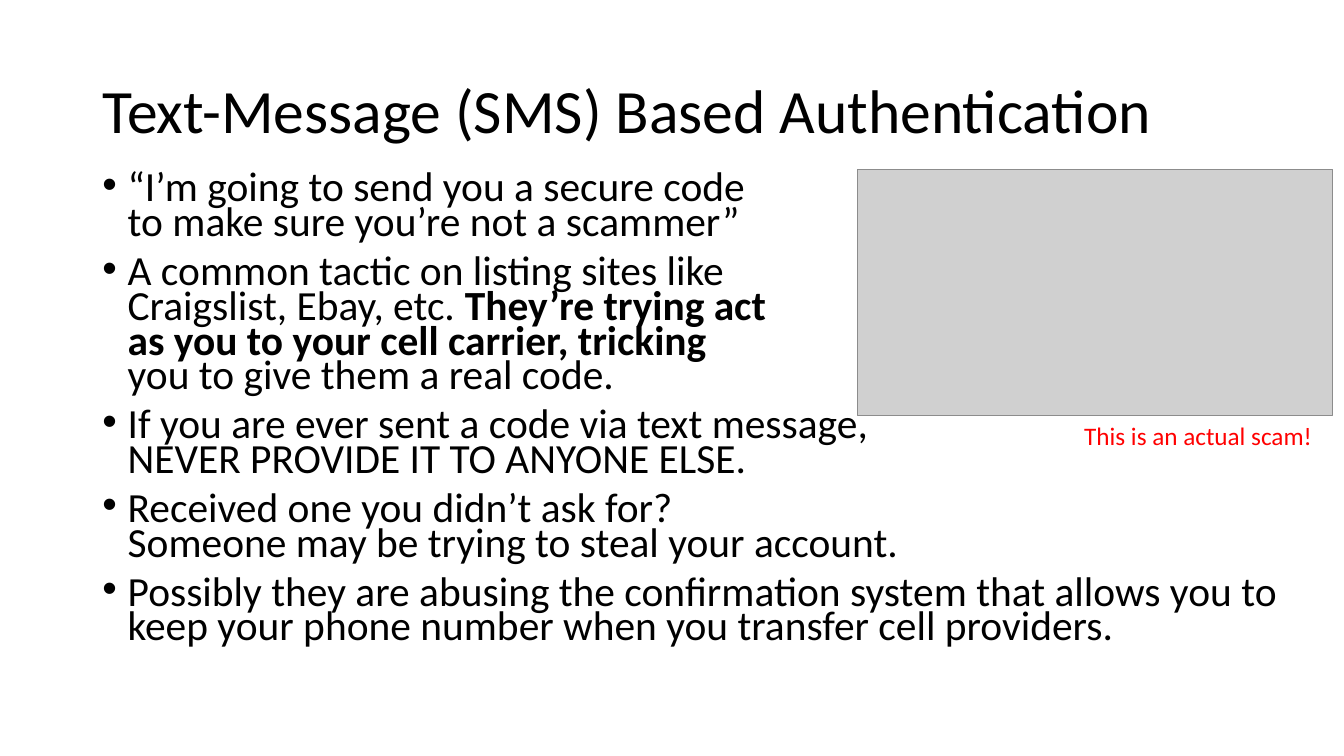
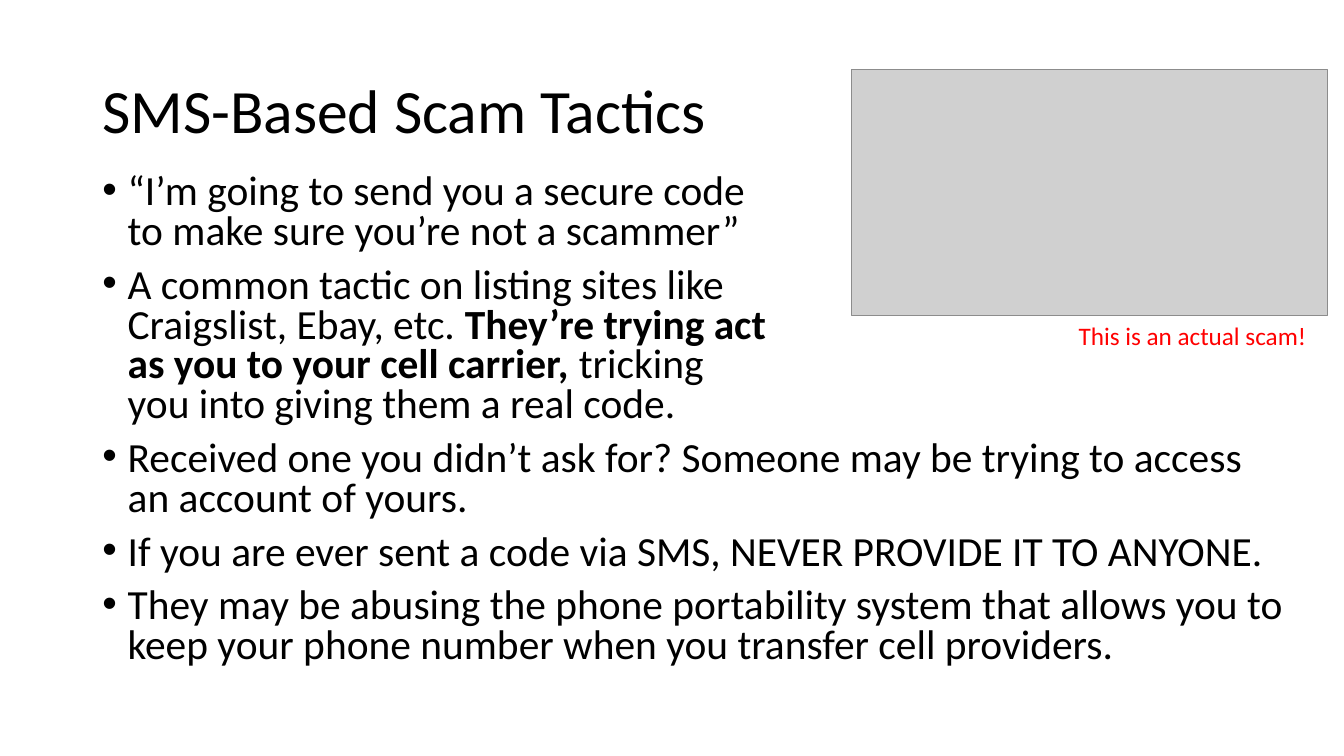
Before and after one commit to williamadba/Public-Presentations, a slide deck: slide 20 of Personal Practical Cybersecurity/Personal Practical Cybersecurity.pptx (slide 19 before the commit). Drawn at 1344x756 pixels with LibreOffice and Linux fonts; fonts in the diff are those of the drawing; grey boxes stand for pictures. Boxes give left, top, right and bottom in pixels: in the first picture for what was removed or moved away, otherwise in the second. Text is boxed around its words. In the diff, an @@ line names an element or a change of style, - is before the commit and + after.

```diff
--- a/Personal Practical Cybersecurity/Personal Practical Cybersecurity.pptx
+++ b/Personal Practical Cybersecurity/Personal Practical Cybersecurity.pptx
@@ picture: place and size @@
-picture at (858,169,1334,415)
+picture at (852,70,1328,316)
@@ title at (102,90,706,134): text changed @@
-Text-Message (SMS) Based Authentication
+SMS-Based Scam Tactics
@@ text at (128,175,744,252): line spacing 0.7 to 0.8 @@
@@ text at (128,270,1282,666): text changed @@
-• A common tactic on listing sites like
-  Craigslist, Ebay, etc. They’re trying act
-  as you to your cell carrier, tricking
-  you to give them a real code.
-• If you are ever sent a code via text message,
-  NEVER PROVIDE IT TO ANYONE ELSE.
-• Received one you didn’t ask for?
-  Someone may be trying to steal your account.
-• Possibly they are abusing the confirmation system that allows you to keep your phone number when you transfer cell providers.
+• A common tactic on listing sites like
+  Craigslist, Ebay, etc. They’re trying act
+  as you to your cell carrier, tricking
+  you into giving them a real code.
+• Received one you didn’t ask for? Someone may be trying to access an account of yours.
+• If you are ever sent a code via SMS, NEVER PROVIDE IT TO ANYONE.
+• They may be abusing the phone portability system that allows you to keep your phone number when you transfer cell providers.
@@ text "This is an actual scam!": place and size @@
-text "This is an actual scam!" at (1084,427,1312,446)
+text "This is an actual scam!" at (1079,327,1306,346)
```
Also in this commit, not shown: 15 other slides changed, 1 slide added, 1 slide removed.
